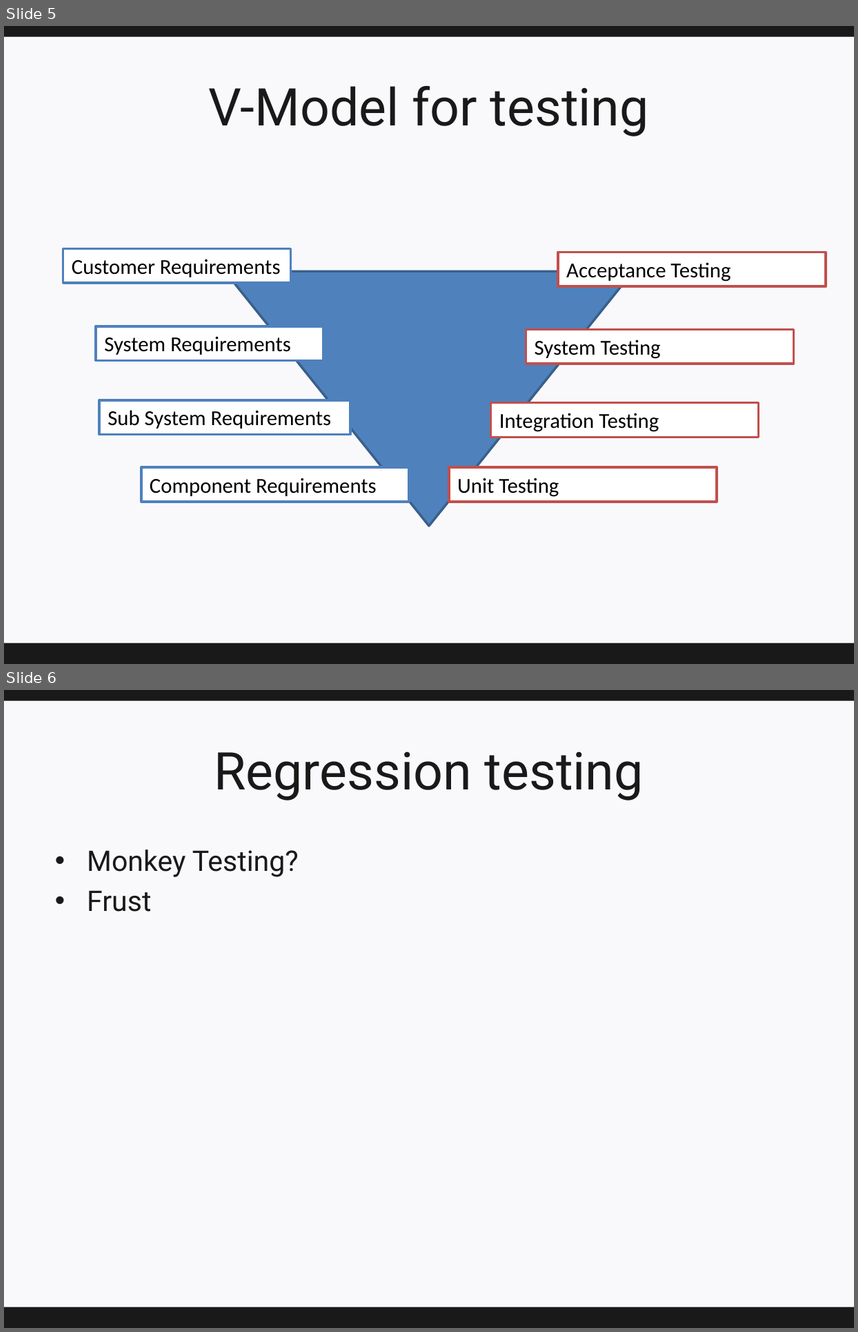
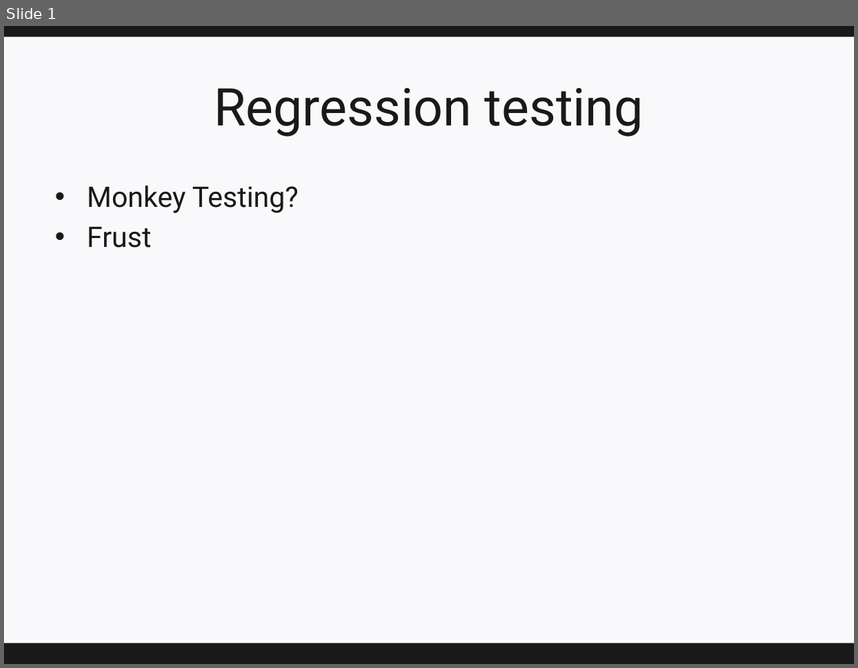
Before and after one commit to narsuman/software-testing-course, a slide deck: underwork/Course-topic-test-automation.pptx. Shown one above the other, each under a label of ours: slides 5 and 6 before the commit, slide 1 after it. The pictures are 858x1332 and 858x668 pixels, drawn with LibreOffice and Linux fonts; fonts in the diff are those of the drawing; background and template pictures are left out. Boxes give left, top, right and bottom in pixels: in the first picture for what was removed or moved away, otherwise in the second. Text is boxed around its words. In the diff, an @@ line names an element or a change of style, - is before the commit and + after.

```diff
--- a/underwork/Course-topic-test-automation.pptx
+++ b/underwork/Course-topic-test-automation.pptx
@@ slide 5 removed at box(4, 26, 854, 664), background #F9F9FB; not listed: 2 template elements that a slide beside it also shows @@
@@ title removed at box(208, 85, 649, 136) @@
-V-Model for testing
@@ rectangle removed at box(63, 249, 291, 283) @@
-Customer Requirements
@@ rectangle removed at box(558, 252, 826, 286) @@
-Acceptance Testing
@@ triangle removed at box(225, 271, 633, 525) @@
@@ rectangle removed at box(96, 326, 323, 360) @@
-System Requirements
@@ rectangle removed at box(526, 330, 794, 363) @@
-System Testing
@@ rectangle removed at box(99, 400, 350, 434) @@
-Sub System Requirements
@@ rectangle removed at box(491, 403, 759, 437) @@
-Integration Testing
@@ rectangle removed at box(141, 467, 408, 501) @@
-Component Requirements
@@ rectangle removed at box(450, 467, 717, 501) @@
-Unit Testing
@@ what was slide 6 is now slide 1 @@
```
Also in this commit, not shown: 4 slides changed, 17 other slides removed, 5 other files.
